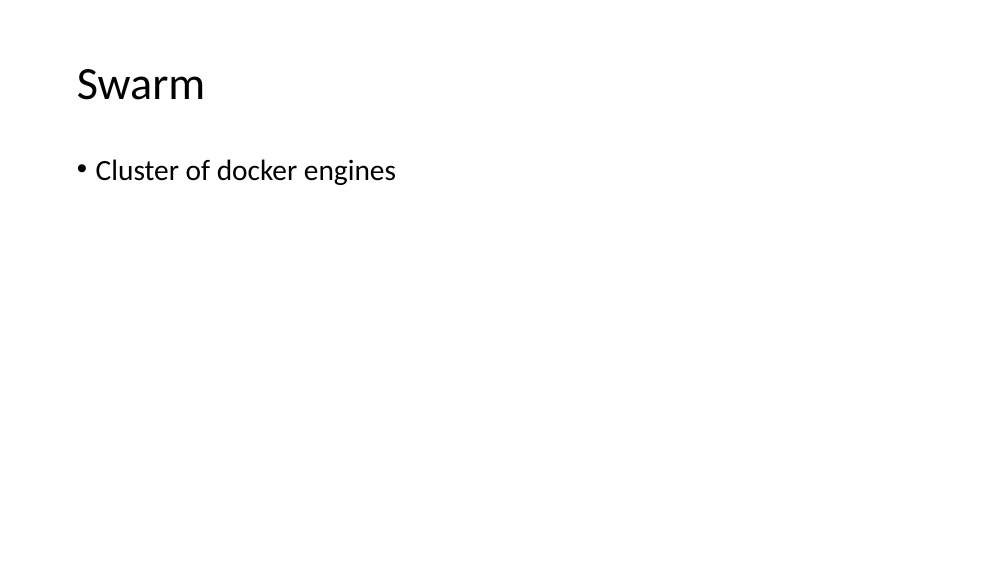
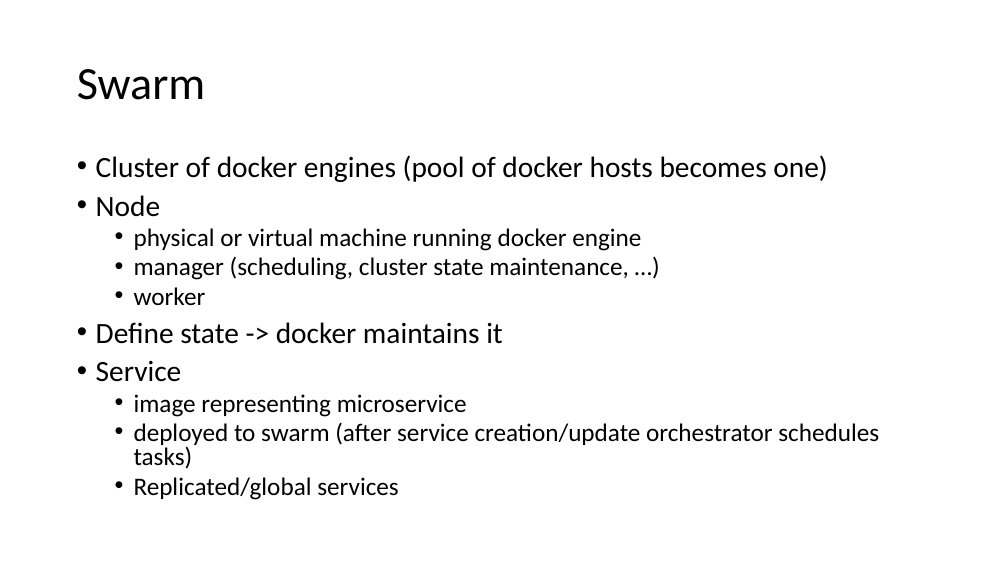
Before and after one commit to ERNICommunity/ESK-EPD-2018-Docker, a slide deck: slide 23 of src/_data/docker.pptx (slide 22 before the commit). Drawn at 1008x567 pixels with LibreOffice and Linux fonts; fonts in the diff are those of the drawing. Boxes give left, top, right and bottom in pixels: in the first picture for what was removed or moved away, otherwise in the second. Text is boxed around its words. In the diff, an @@ line names an element or a change of style, - is before the commit and + after.

Commit message:
Updated docker intro presentation

```diff
--- a/src/_data/docker.pptx
+++ b/src/_data/docker.pptx
@@ text at (96,155,879,500): text changed; size 28 to 24 pt @@
-• Cluster of docker engines
+• Cluster of docker engines (pool of docker hosts becomes one)
+• Node
+  • physical or virtual machine running docker engine
+  • manager (scheduling, cluster state maintenance, …)
+  • worker
+• Define state -> docker maintains it
+• Service
+  • image representing microservice
+  • deployed to swarm (after service creation/update orchestrator schedules tasks)
+  • Replicated/global services
```
Also in this commit, not shown: 4 other slides changed.
